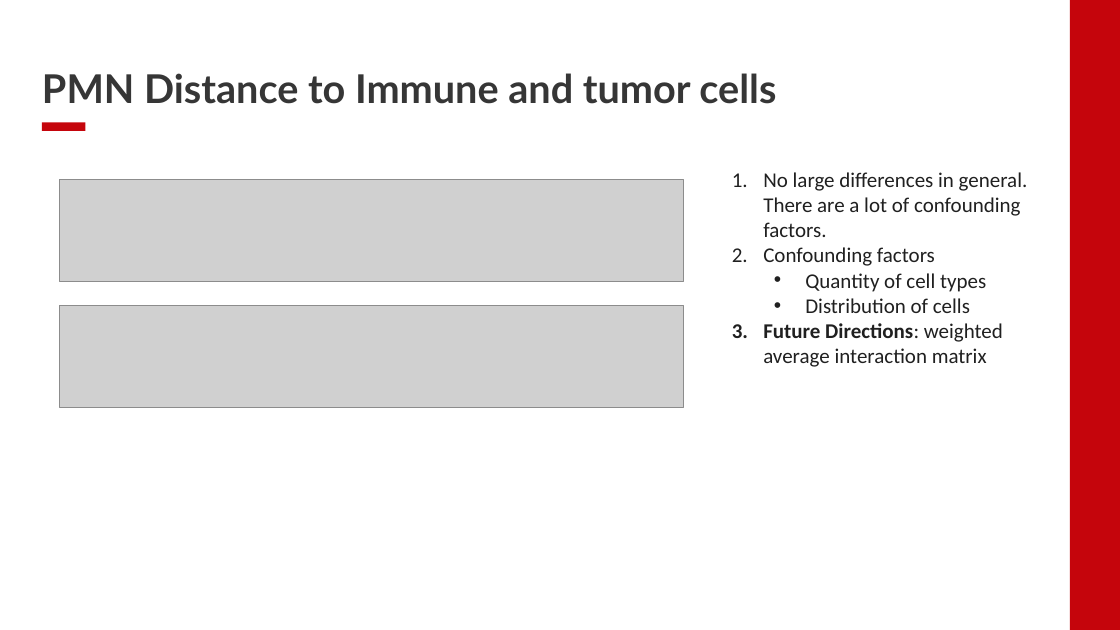
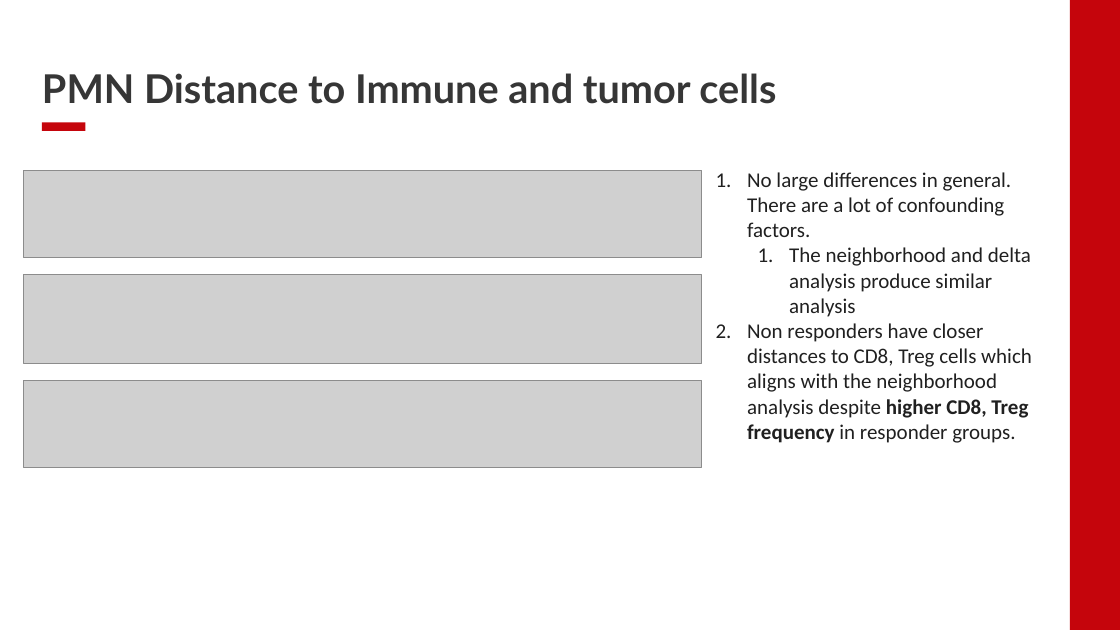
Before and after one commit to EDJohns/2025-Dinh-Lab-Research-Project, a slide deck: slide 17 of Shapiro 2025 Project/Weekly Updates/Week 6 Updates.pptx (slide 18 before the commit). Drawn at 1120x630 pixels with LibreOffice and Linux fonts; fonts in the diff are those of the drawing; grey boxes stand for pictures; background and template pictures are left out. Boxes give left, top, right and bottom in pixels: in the first picture for what was removed or moved away, otherwise in the second. Text is boxed around its words. In the diff, an @@ line names an element or a change of style, - is before the commit and + after.

```diff
--- a/Shapiro 2025 Project/Weekly Updates/Week 6 Updates.pptx
+++ b/Shapiro 2025 Project/Weekly Updates/Week 6 Updates.pptx
@@ picture: place and size @@
-picture at box(60, 180, 683, 282)
+picture at box(24, 171, 702, 258)
@@ text "No large differences in general. ...": place and size @@
-text "No large differences in general. ..." at box(763, 172, 1028, 367)
+text "No large differences in general. ..." at box(747, 172, 1032, 443)
@@ text at box(747, 247, 1032, 443): text changed @@
-2. Confounding factors
-  • Quantity of cell types
-  • Distribution of cells
-3. Future Directions: weighted average interaction matrix
+  1. The neighborhood and delta analysis produce similar analysis
+2. Non responders have closer distances to CD8, Treg cells which aligns with the neighborhood analysis despite higher CD8, Treg frequency in responder groups.
@@ picture added at box(24, 275, 702, 363) @@
@@ picture removed at box(60, 305, 683, 408) @@
@@ picture added at box(24, 381, 702, 468) @@
```
Also in this commit, not shown: 3 other slides changed, 7 slides added, 9 slides removed, 10 other files.
